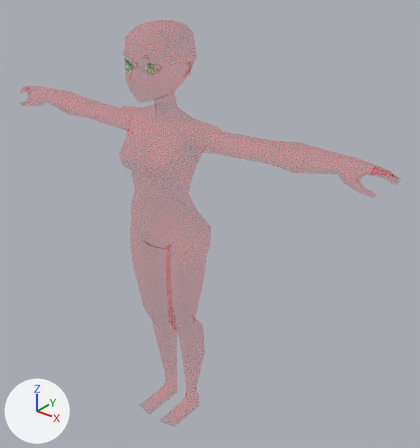
The FBX model Assets/LostGeneration/Meshes/Mesh_Base_Human.fbx, before and after one commit.
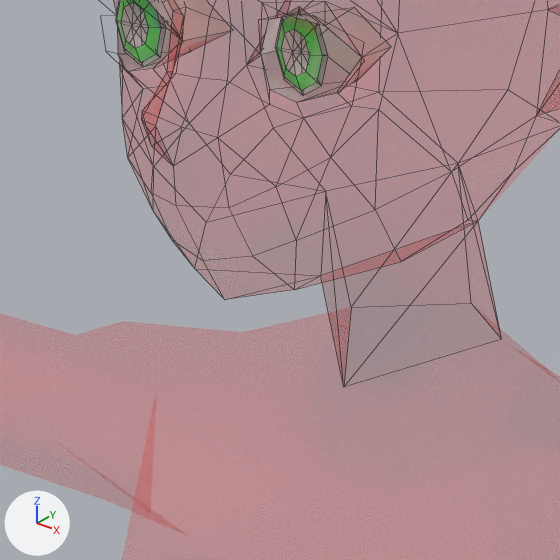
Each version is shown whole from a 50 mm camera at (6.16, -6.49, 8.29) aimed at (0.52, 0.56, 3.92), then close up on the part from 26% to 44% of the width and 14% to 31% of the height. The lights are fixed; the arrows at lower left show +X, +Y and +Z. The close-ups show mesh edges as thin lines.

Names of what the first close-up shows: 'Head'.
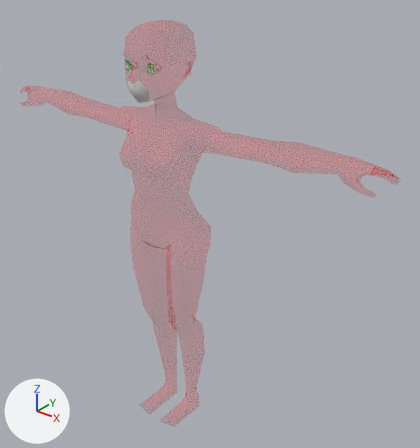
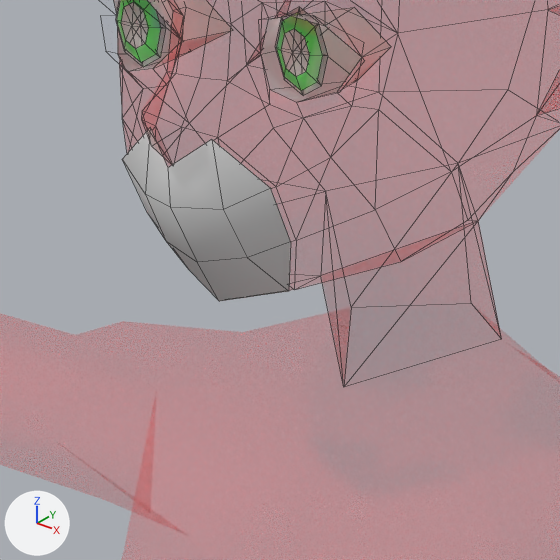
Diff of the bpy script that builds the scene:
```diff
--- a/Assets/LostGeneration/Meshes/Mesh_Base_Human.fbx.py
+++ b/Assets/LostGeneration/Meshes/Mesh_Base_Human.fbx.py
@@ mat_mouth @@
+mat_mouth = principled_material('Mouth')
+mat_mouth.base_color = (0.8, 0.8, 0.8)  # white #e7e7e7
+mat_mouth.roughness = 0.69
@@ me_mesh_1 @@
+me_mesh_1.from_pydata([(0.086, -0.535, 6.494), (0.201, -0.447, 6.293), (0.141, -0.397, 6.175), (0.207, -0.502, 6.409), (0.109, -0.537, 6.359), (0.115, -0.484, 6.255), (-0.086, -0.535, 6.494), (-0.201, -0.447, 6.293), (-0.141, -0.397, 6.175), (0.0, -0.454, 6.144), (0.0, -0.576, 6.434), (-0.207, -0.502, 6.409), (0.0, -0.575, 6.355), (-0.109, -0.537, 6.359), (-0.115, -0.484, 6.255), (0.0, -0.509, 6.234)], [], [(1, 5, 2), (4, 5, 1, 3), (10, 12, 4, 0), (0, 4, 3), (15, 5, 4, 12), (2, 5, 15, 9), (7, 8, 14), (13, 11, 7, 14), (10, 6, 13, 12), (6, 11, 13), (15, 12, 13, 14), (8, 9, 15, 14)])
+me_mesh_1.materials.append(mat_mouth)  # white #e7e7e7
@@ ob_mouth @@
+ob_mouth = bpy.data.objects.new('Mouth', me_mesh_1)
+ob_mouth.location = (0.0, -0.016, 0.0)
```

Changed parts and their boxes (x1, y1, x2, y2) in the close-ups (560 x 560 px):
'Mouth', added
    after: (122, 128, 291, 301)
